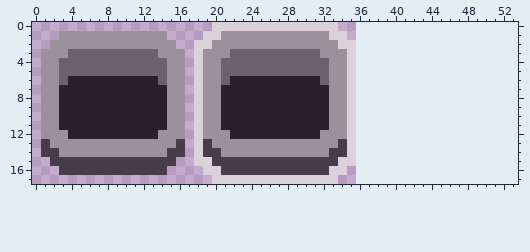
Pixel-art file, stored at Interactables/Trash/trash.aseprite. The first picture shows the starting point.
36x18 pixels, 1 frame. The old version is drawn lined up with the new one, on the new canvas.
After:
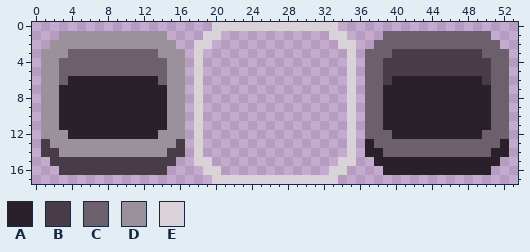
Palette (. is transparent): A #2a202a  B #473c47  C #6d606d  D #9a919b  E #d9d3d9
What changed:
canvas 36x18 -> 54x18
@@ x 17..53 @@
  0 ...EEEEEEEEEEEEEE....................
- 1 ..EEDDDDDDDDDDDDEE...................
- 2 .EEDDDDDDDDDDDDDDEE..................
- 3 .EDDDCCCCCCCCCCDDDE..................
- 4 .EDDCCCCCCCCCCCCDDE..................
- 5 .EDDCCCCCCCCCCCCDDE..................
- 6 .EDDCAAAAAAAAAACDDE..................
- 7 .EDDAAAAAAAAAAAADDE..................
- 8 .EDDAAAAAAAAAAAADDE..................
- 9 .EDDAAAAAAAAAAAADDE..................
-10 .EDDAAAAAAAAAAAADDE..................
-11 .EDDAAAAAAAAAAAADDE..................
-12 .EDDDAAAAAAAAAADDDE..................
-13 .EBDDDDDDDDDDDDDDBE..................
-14 .EBBDDDDDDDDDDDDBBE..................
-15 .EEBBBBBBBBBBBBBBEE..................
-16 ..EEBBBBBBBBBBBBEE...................
+ 1 ..EE............EE....CCCCCCCCCCCC...
+ 2 .EE..............EE..CCCCCCCCCCCCCC..
+ 3 .E................E.CCCBBBBBBBBBBCCC.
+ 4 .E................E.CCBBBBBBBBBBBBCC.
+ 5 .E................E.CCBBBBBBBBBBBBCC.
+ 6 .E................E.CCBAAAAAAAAAABCC.
+ 7 .E................E.CCAAAAAAAAAAAACC.
+ 8 .E................E.CCAAAAAAAAAAAACC.
+ 9 .E................E.CCAAAAAAAAAAAACC.
+10 .E................E.CCAAAAAAAAAAAACC.
+11 .E................E.CCAAAAAAAAAAAACC.
+12 .E................E.CCCAAAAAAAAAACCC.
+13 .E................E.ACCCCCCCCCCCCCCA.
+14 .E................E.AACCCCCCCCCCCCAA.
+15 .EE..............EE..AAAAAAAAAAAAAA..
+16 ..EE............EE....AAAAAAAAAAAA...
 17 ...EEEEEEEEEEEEEE....................
Changed places in both pictures, as pixel boxes (x1, y1, x2, y2):
changed: (203, 31, 509, 175)
